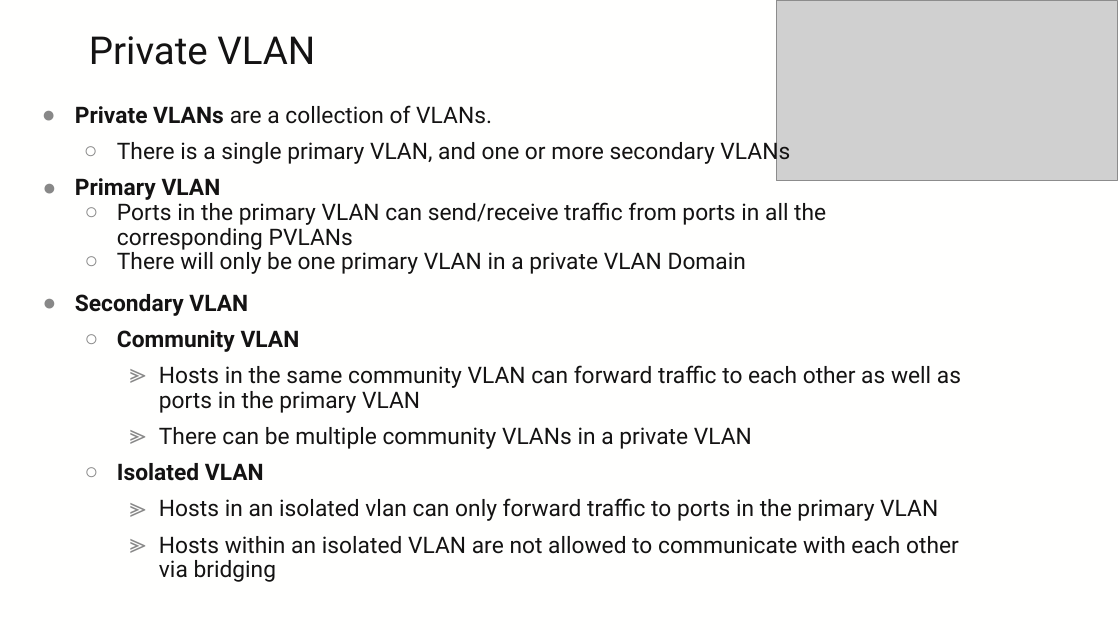
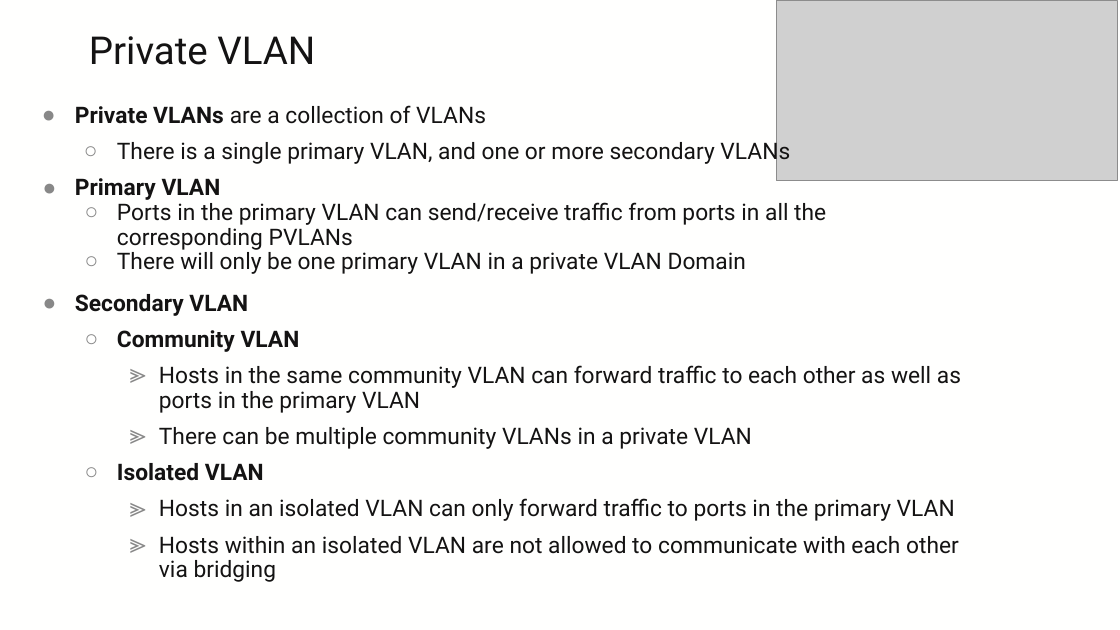
Before and after one commit to ksator/pvlan_evpn_vxlan, a slide deck: slide 4 of PVLAN_EVPN_VXLAN.pptx. Drawn at 1120x630 pixels with LibreOffice and Linux fonts; fonts in the diff are those of the drawing; grey boxes stand for pictures; background and template pictures are left out. Boxes give left, top, right and bottom in pixels: in the first picture for what was removed or moved away, otherwise in the second. Text is boxed around its words. In the diff, an @@ line names an element or a change of style, - is before the commit and + after.

```diff
--- a/PVLAN_EVPN_VXLAN.pptx
+++ b/PVLAN_EVPN_VXLAN.pptx
@@ text at box(75, 105, 486, 124): text changed @@
-● Private VLANs are a collection of VLANs.
+● Private VLANs are a collection of VLANs
@@ text at box(159, 498, 955, 521): text changed @@
-    ≫ Hosts in an isolated vlan can only forward traffic to ports in the primary VLAN
+    ≫ Hosts in an isolated VLAN can only forward traffic to ports in the primary VLAN
```
Also in this commit, not shown: 11 other slides changed, 1 slide added.
